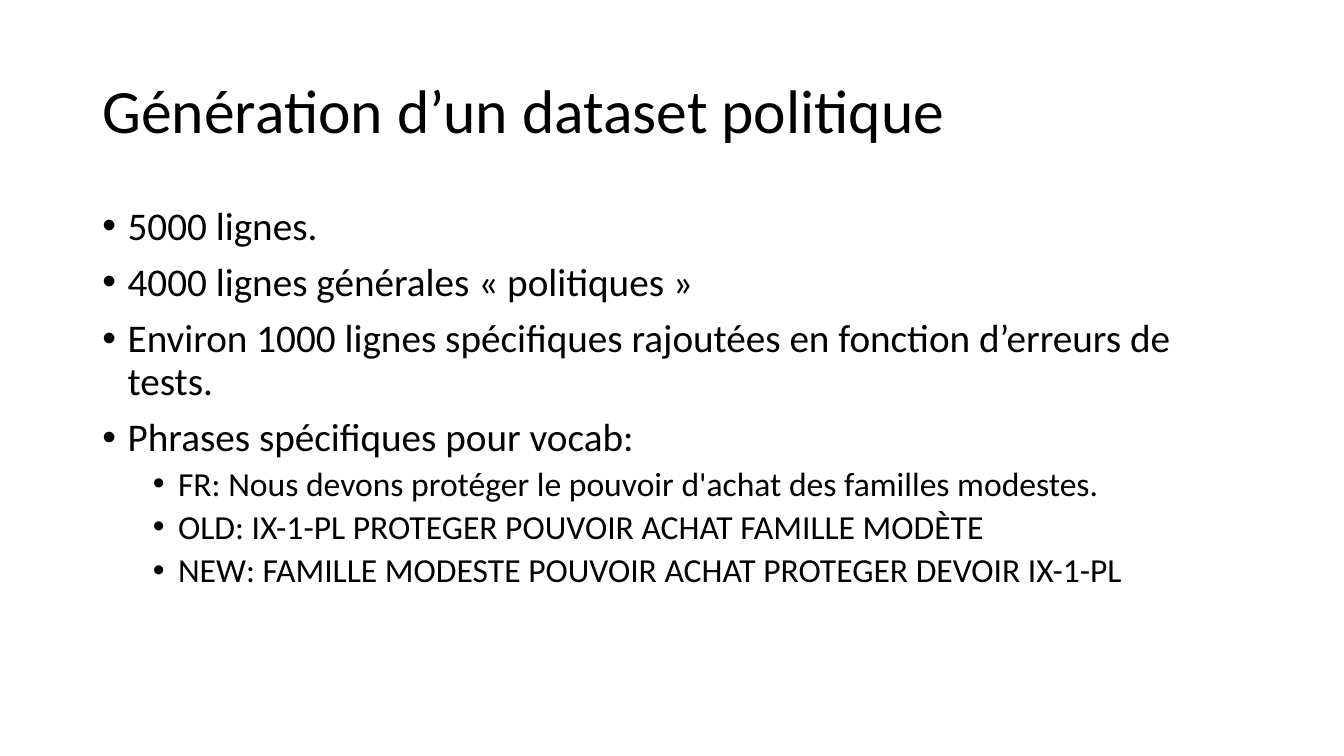
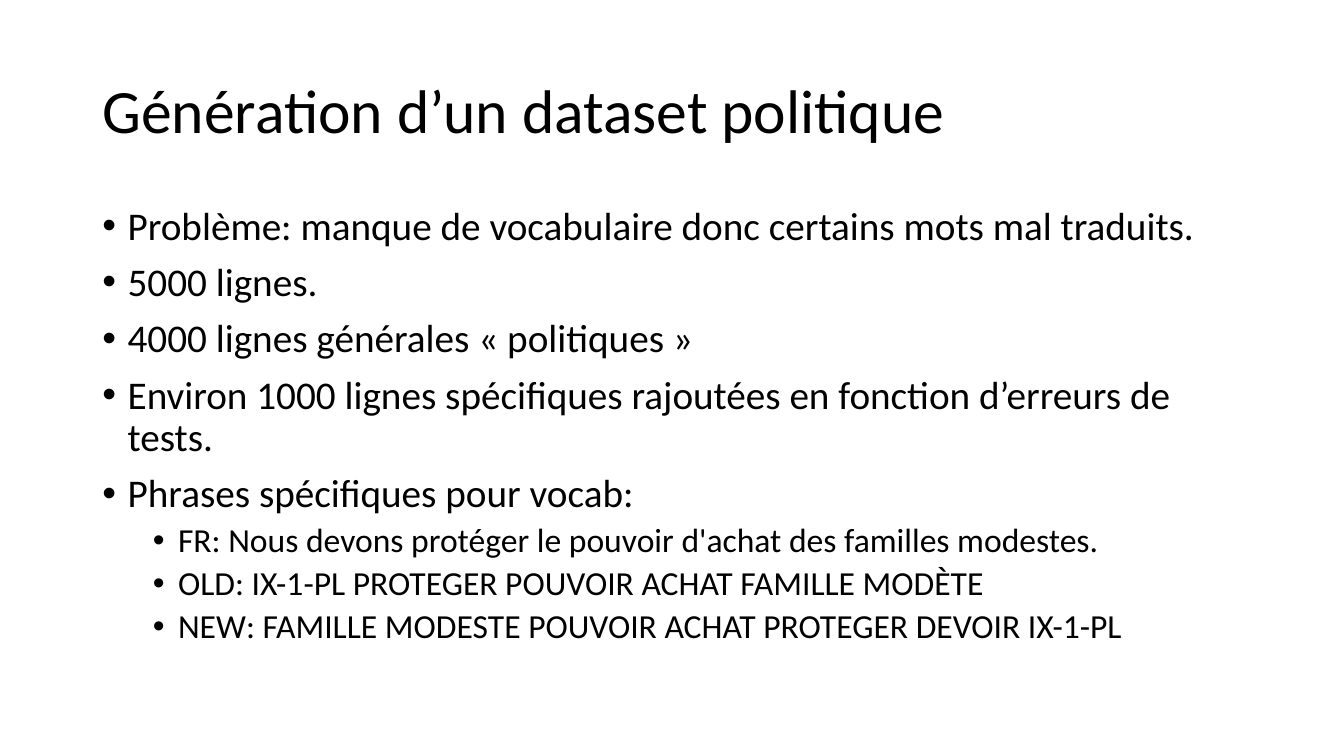
Before and after one commit to Sebastienaln/3Dsign, a slide deck: slide 2 of docs/presentations/Réuniond’avancement2204.pptx. Drawn at 1344x756 pixels with LibreOffice and Linux fonts; fonts in the diff are those of the drawing. Boxes give left, top, right and bottom in pixels: in the first picture for what was removed or moved away, otherwise in the second. Text is boxed around its words. In the diff, an @@ line names an element or a change of style, - is before the commit and + after.

```diff
--- a/docs/presentations/Réuniond’avancement2204.pptx
+++ b/docs/presentations/Réuniond’avancement2204.pptx
@@ text at (x1=128, y1=212, x2=1194, y2=247): paragraph added @@
+• Problème: manque de vocabulaire donc certains mots mal traduits.
```
Also in this commit, not shown: 2 other slides changed, 1 slide added.
